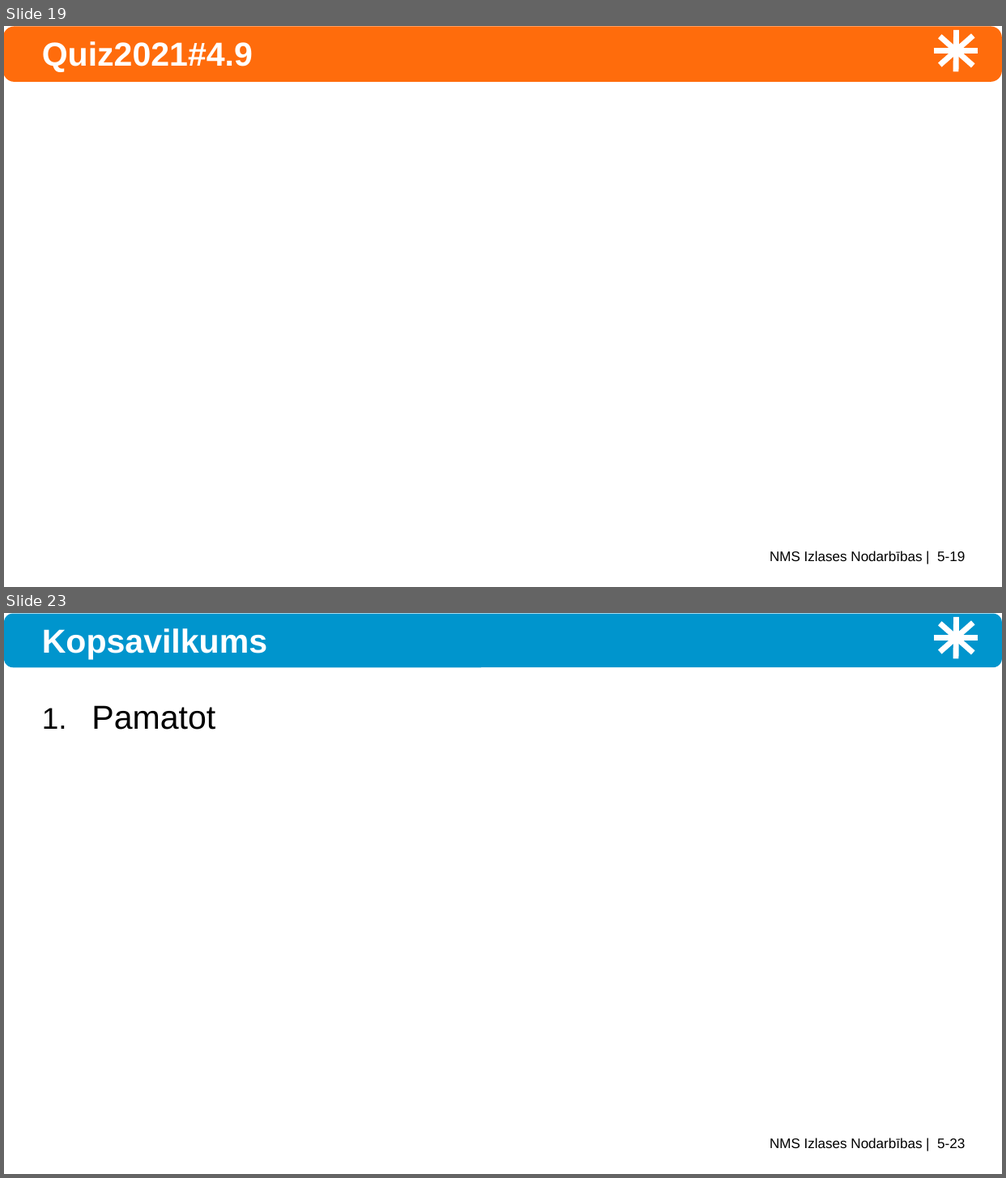
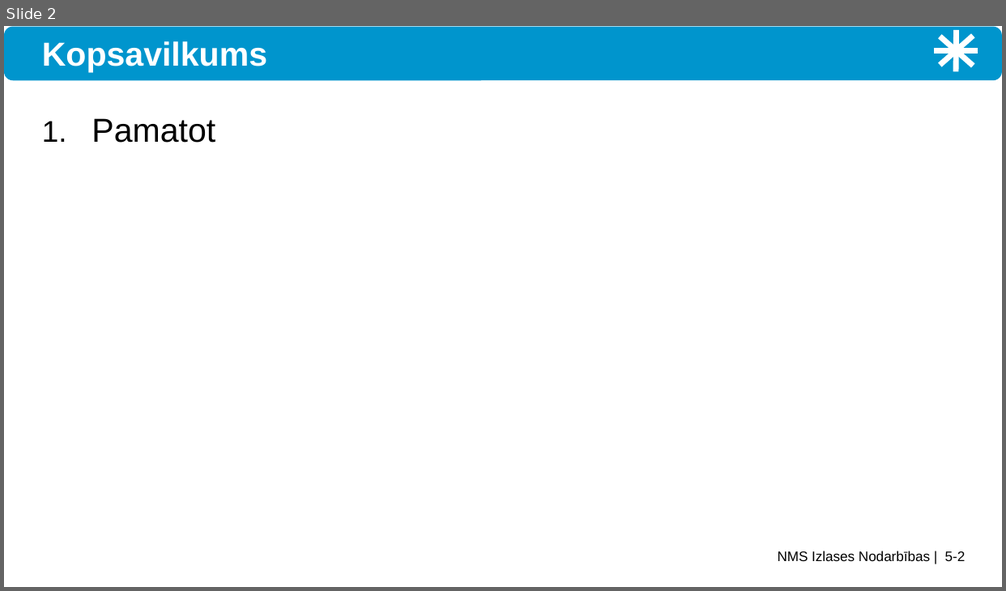
Before and after one commit to kapsitis/math, a slide deck: src/site/numtheory/slides/ntjun05-induction.pptx. Shown one above the other, each under a label of ours: slides 19 and 23 before the commit, slide 2 after it; the slides between them are not shown. The pictures are 1006x1178 and 1006x591 pixels, drawn with LibreOffice and Linux fonts; fonts in the diff are those of the drawing; grey boxes stand for pictures. Boxes give left, top, right and bottom in pixels: in the first picture for what was removed or moved away, otherwise in the second. Text is boxed around its words. In the diff, an @@ line names an element or a change of style, - is before the commit and + after.

```diff
--- a/src/site/numtheory/slides/ntjun05-induction.pptx
+++ b/src/site/numtheory/slides/ntjun05-induction.pptx
@@ slide 19 removed at <box>4,26,1002,587</box>, background #FFFFFF; not listed: 5 template elements that a slide beside it also shows @@
@@ rounded rectangle removed at <box>4,26,1002,82</box> @@
@@ title removed at <box>42,41,253,72</box> @@
-Quiz2021#4.9
@@ what was slide 23 is now slide 2 @@
@@ text at <box>778,551,965,561</box>: text changed @@
-NMS Izlases Nodarbības | 5-23
+NMS Izlases Nodarbības | 5-2
```
Also in this commit, not shown: 20 other slides removed, 31 other files.
